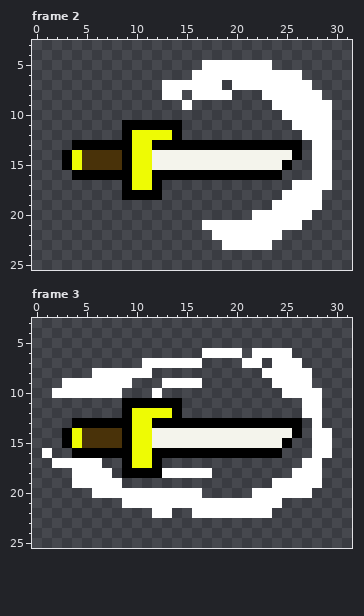
Two versions of one pixel-art file, dagger_throw.ase. The picture above was drawn from the file before the commit.
32x32 pixels, 5 frames. Shown: frame 2: x 0..31, y 3..25; frame 3: x 0..31, y 3..25. The commit also changed other frames, which this record leaves out.
After the commit:
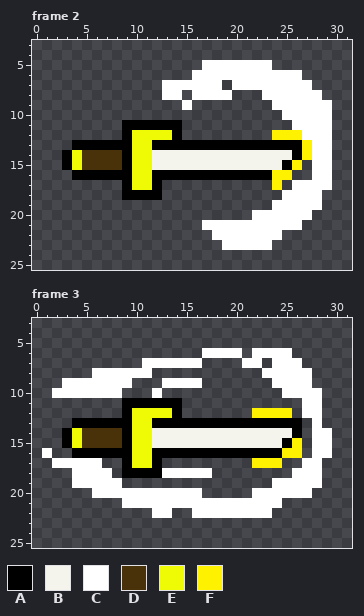
Palette (. is transparent): A #000000  B #f4f4ec  C #ffffff  D #493209  E #eefb04  F #fff200
Change:
Frame 2, layer "air":
The edit adds colour F in row 12 at x 24 to 26; in rows 13 to 14 at x 27; in row 15 at x 26; in row 16 at x 25; in row 17 at x 24.
Colour A gives way to colour F in row 16 at x 24.
Frame 3, layer "air":
The edit adds colour F in row 12 at x 22 to 25; in row 15 at x 26; in row 16 at x 25 to 26; in row 17 at x 22 to 24.
